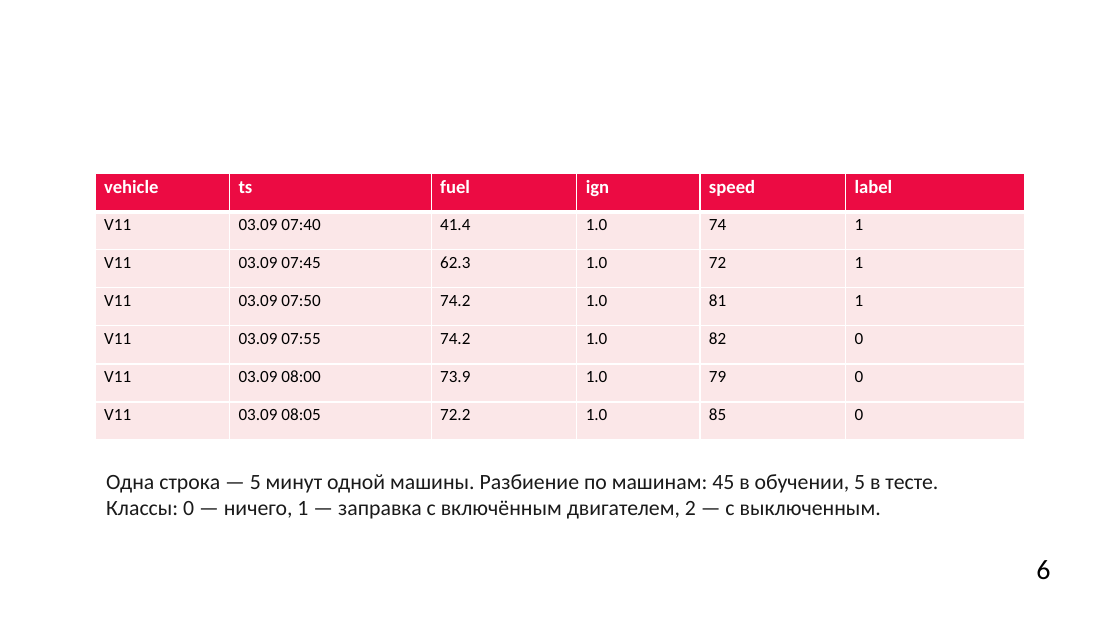
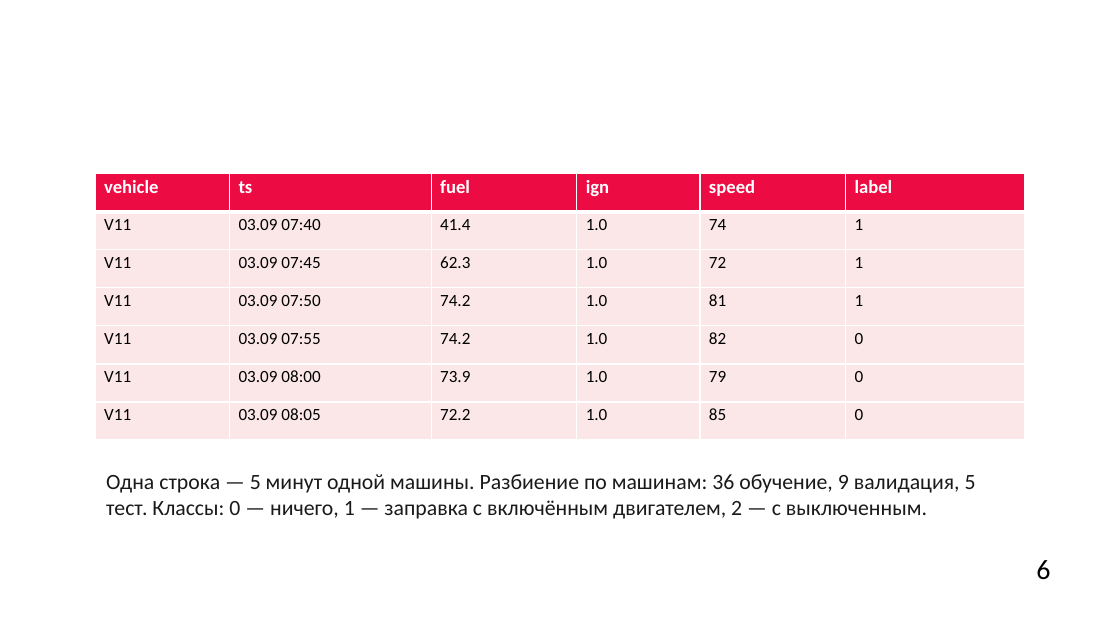
Before and after one commit to hehehelp123/fuel-refuel-lab, a slide deck: slide 6 of Лаба_заправки.pptx. Drawn at 1120x630 pixels with LibreOffice and Linux fonts; fonts in the diff are those of the drawing; background and template pictures are left out. Boxes give left, top, right and bottom in pixels: in the first picture for what was removed or moved away, otherwise in the second. Text is boxed around its words. In the diff, an @@ line names an element or a change of style, - is before the commit and + after.

```diff
--- a/Лаба_заправки.pptx
+++ b/Лаба_заправки.pptx
@@ text at (106,474,976,519): text changed @@
-Одна строка — 5 минут одной машины. Разбиение по машинам: 45 в обучении, 5 в тесте. Классы: 0 — ничего, 1 — заправка с включённым двигателем, 2 — с выключенным.
+Одна строка — 5 минут одной машины. Разбиение по машинам: 36 обучение, 9 валидация, 5 тест. Классы: 0 — ничего, 1 — заправка с включённым двигателем, 2 — с выключенным.
```
Also in this commit, not shown: 1 other slide changed, 14 other files.
